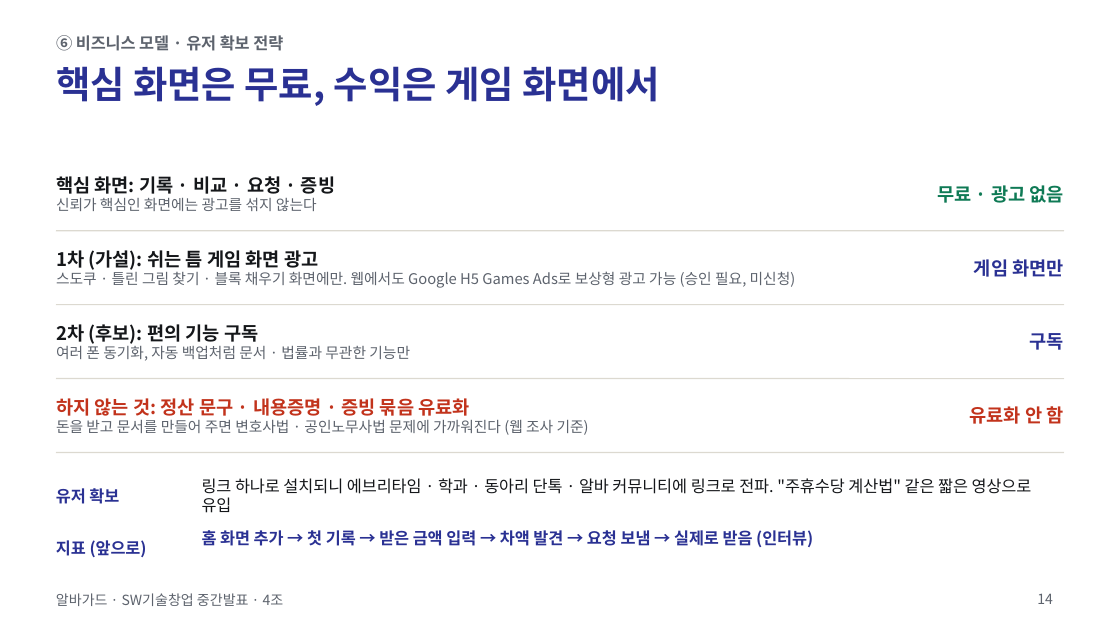
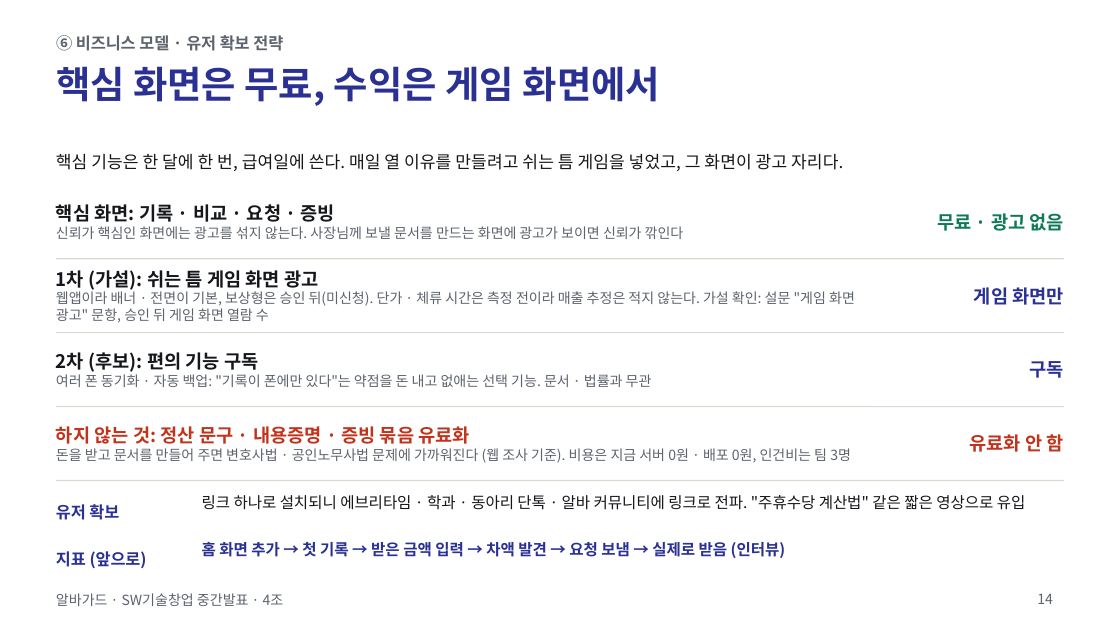
Before and after one commit to jihooni217/albaguard, a slide deck: slide 14 of docs/06_중간발표_PPT.pptx. Drawn at 1120x630 pixels with LibreOffice and Linux fonts; fonts in the diff are those of the drawing. Boxes give left, top, right and bottom in pixels: in the first picture for what was removed or moved away, otherwise in the second. Text is boxed around its words. In the diff, an @@ line names an element or a change of style, - is before the commit and + after.

```diff
--- a/docs/06_중간발표_PPT.pptx
+++ b/docs/06_중간발표_PPT.pptx
@@ text added at (x1=56, y1=154, x2=843, y2=171), 11 pt, text #15171A @@
+핵심 기능은 한 달에 한 번, 급여일에 쓴다. 매일 열 이유를 만들려고 쉬는 틈 게임을 넣었고, 그 화면이 광고 자리다.
@@ text "핵심 화면: 기록 · 비교 ..." moved from (x1=56, y1=176, x2=335, y2=211) to (x1=56, y1=204, x2=684, y2=239) @@
@@ text "무료 · 광고 없음" moved from (x1=937, y1=185, x2=1064, y2=203) to (x1=937, y1=213, x2=1064, y2=231) @@
@@ text at (x1=56, y1=226, x2=684, y2=239): text changed; size 9.5 to 9 pt @@
-신뢰가 핵심인 화면에는 광고를 섞지 않는다
+신뢰가 핵심인 화면에는 광고를 섞지 않는다. 사장님께 보낼 문서를 만드는 화면에 광고가 보이면 신뢰가 깎인다
@@ text "1차 (가설): 쉬는 틈 게임 ..." moved from (x1=56, y1=247, x2=796, y2=288) to (x1=56, y1=267, x2=855, y2=323) @@
@@ text "게임 화면만" moved from (x1=974, y1=259, x2=1063, y2=277) to (x1=974, y1=287, x2=1063, y2=305) @@
@@ text at (x1=56, y1=291, x2=855, y2=323): text changed; size 9.5 to 9 pt @@
-스도쿠 · 틀린 그림 찾기 · 블록 채우기 화면에만. 웹에서도 Google H5 Games Ads로 보상형 광고 가능 (승인 필요, 미신청)
+웹앱이라 배너 · 전면이 기본, 보상형은 승인 뒤(미신청). 단가 · 체류 시간은 측정 전이라 매출 추정은 적지 않는다. 가설 확인: 설문 "게임 화면 광고" 문항, 승인 뒤 게임 화면 열람 수
@@ text "2차 (후보): 편의 기능 구독" moved from (x1=56, y1=324, x2=410, y2=361) to (x1=56, y1=352, x2=652, y2=387) @@
@@ text "구독" moved from (x1=1030, y1=333, x2=1064, y2=350) to (x1=1030, y1=361, x2=1064, y2=378) @@
@@ text at (x1=56, y1=374, x2=652, y2=387): text changed; size 9.5 to 9 pt @@
-여러 폰 동기화, 자동 백업처럼 문서 · 법률과 무관한 기능만
+여러 폰 동기화 · 자동 백업: "기록이 폰에만 있다"는 약점을 돈 내고 없애는 선택 기능. 문서 · 법률과 무관
@@ text "하지 않는 것: 정산 문구 ..." moved from (x1=56, y1=398, x2=589, y2=435) to (x1=56, y1=426, x2=851, y2=463) @@
@@ text "유료화 안 함" moved from (x1=970, y1=406, x2=1064, y2=424) to (x1=970, y1=434, x2=1064, y2=452) @@
@@ text at (x1=56, y1=448, x2=851, y2=463): text changed; size 9.5 to 9 pt @@
-돈을 받고 문서를 만들어 주면 변호사법 · 공인노무사법 문제에 가까워진다 (웹 조사 기준)
+돈을 받고 문서를 만들어 주면 변호사법 · 공인노무사법 문제에 가까워진다 (웹 조사 기준). 비용은 지금 서버 0원 · 배포 0원, 인건비는 팀 3명
@@ text "유저 확보" moved from (x1=56, y1=488, x2=119, y2=504) to (x1=56, y1=504, x2=119, y2=520) @@
@@ 4 lines moved together from (x1=56, y1=231, x2=1064, y2=452) to (x1=56, y1=259, x2=1064, y2=480) @@
@@ text "링크 하나로 설치되니 에브리타임 · ..." at (x1=202, y1=495, x2=1026, y2=510): size 10.5 to 10 pt @@
@@ text "링크 하나로 설치되니 에브리타임 · ..." moved from (x1=202, y1=478, x2=1032, y2=513) to (x1=202, y1=495, x2=1026, y2=510) @@
@@ text "홈 화면 추가 → 첫 ..." moved from (x1=202, y1=530, x2=813, y2=547) to (x1=202, y1=539, x2=786, y2=560) @@
@@ text "홈 화면 추가 → 첫 ..." at (x1=202, y1=539, x2=786, y2=560): size 10.5 to 10 pt @@
@@ text "지표 (앞으로)" moved from (x1=56, y1=540, x2=147, y2=557) to (x1=56, y1=551, x2=147, y2=568) @@
```
Also in this commit, not shown: 14 other slides changed, 2 slides added, 1 slide removed, 12 other files.
